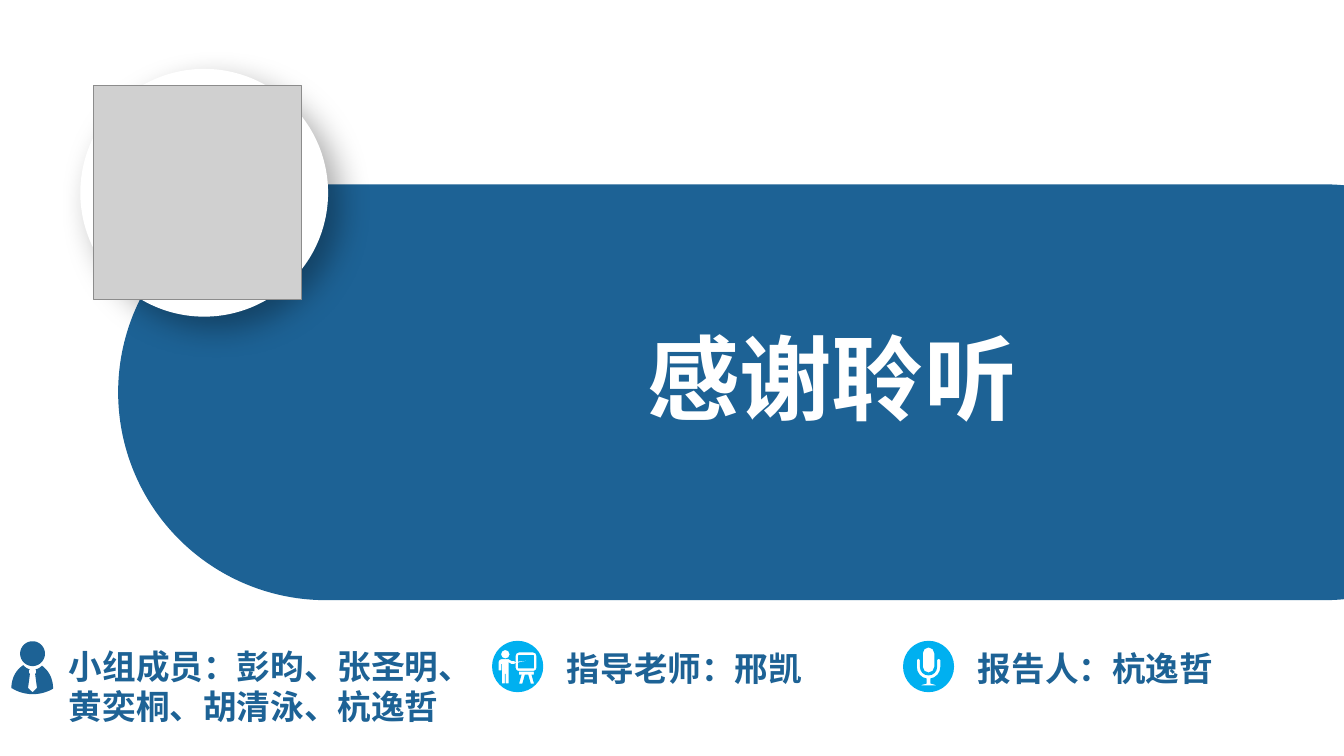
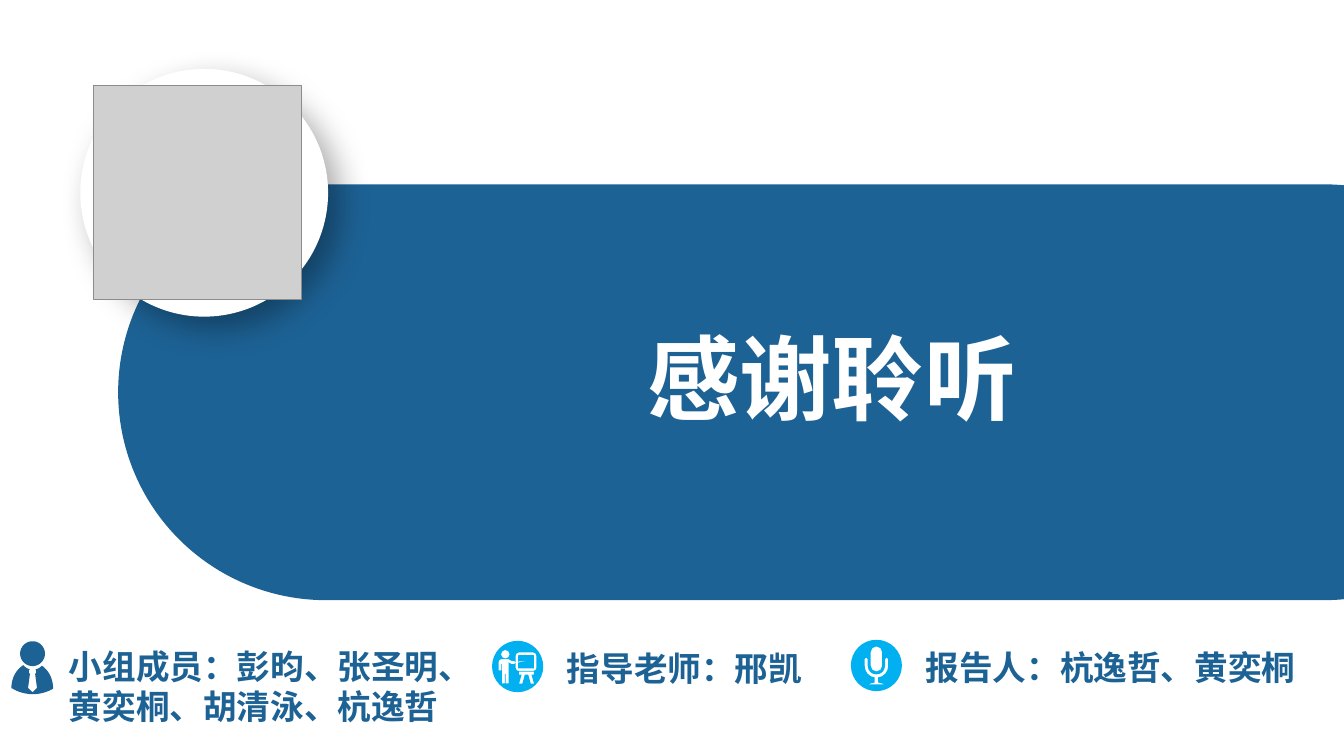
Before and after one commit to OSH-2018/X-exciting, a slide deck: slide 26 of new/结题报告.pptx (slide 24 before the commit). Drawn at 1344x756 pixels with LibreOffice and Linux fonts; fonts in the diff are those of the drawing; grey boxes stand for pictures. Boxes give left, top, right and bottom in pixels: in the first picture for what was removed or moved away, otherwise in the second. Text is boxed around its words. In the diff, an @@ line names an element or a change of style, - is before the commit and + after.

Commit message:
结题报告

```diff
--- a/new/结题报告.pptx
+++ b/new/结题报告.pptx
@@ freeform shape: place and size @@
-freeform shape at [903, 641, 955, 693]
+freeform shape at [851, 640, 902, 692]
@@ text at [926, 651, 1296, 683]: text changed @@
-报告人：杭逸哲
+报告人：杭逸哲、黄奕桐
```
Also in this commit, not shown: 10 other slides changed, 7 slides added, 4 slides removed.
